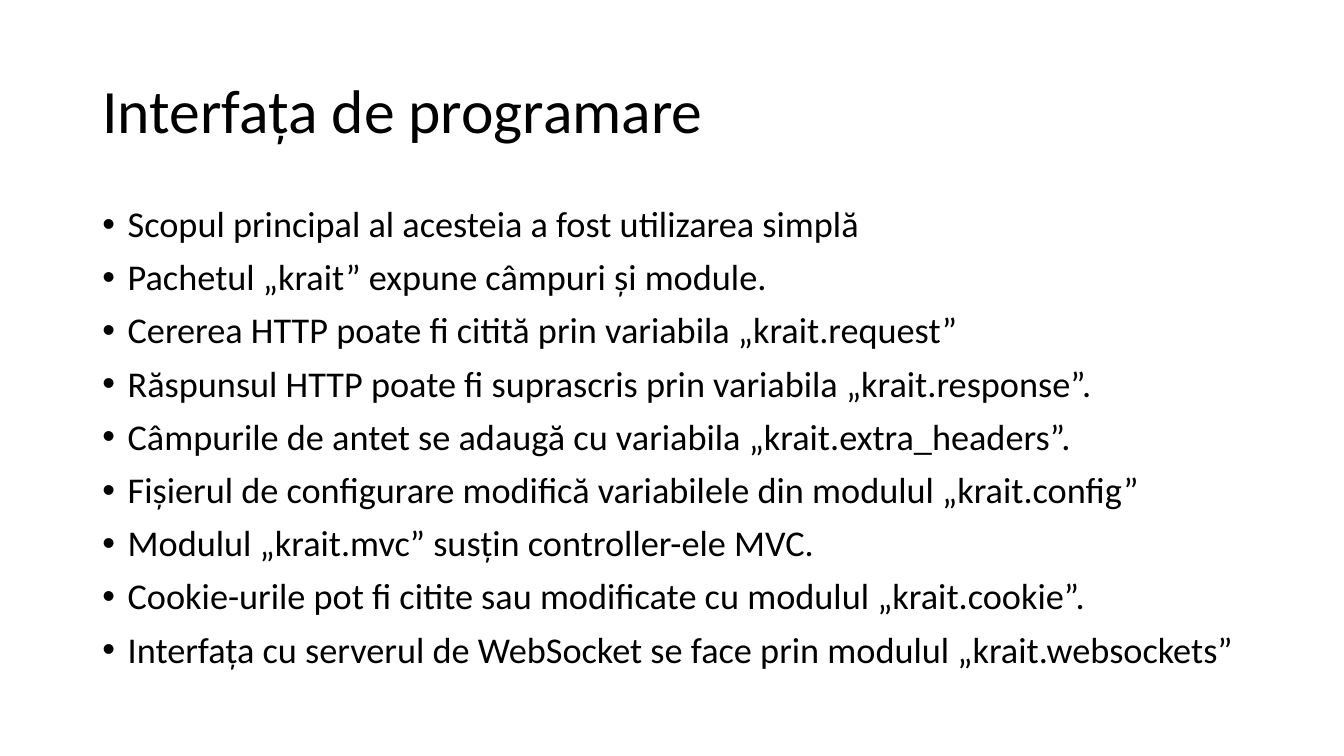
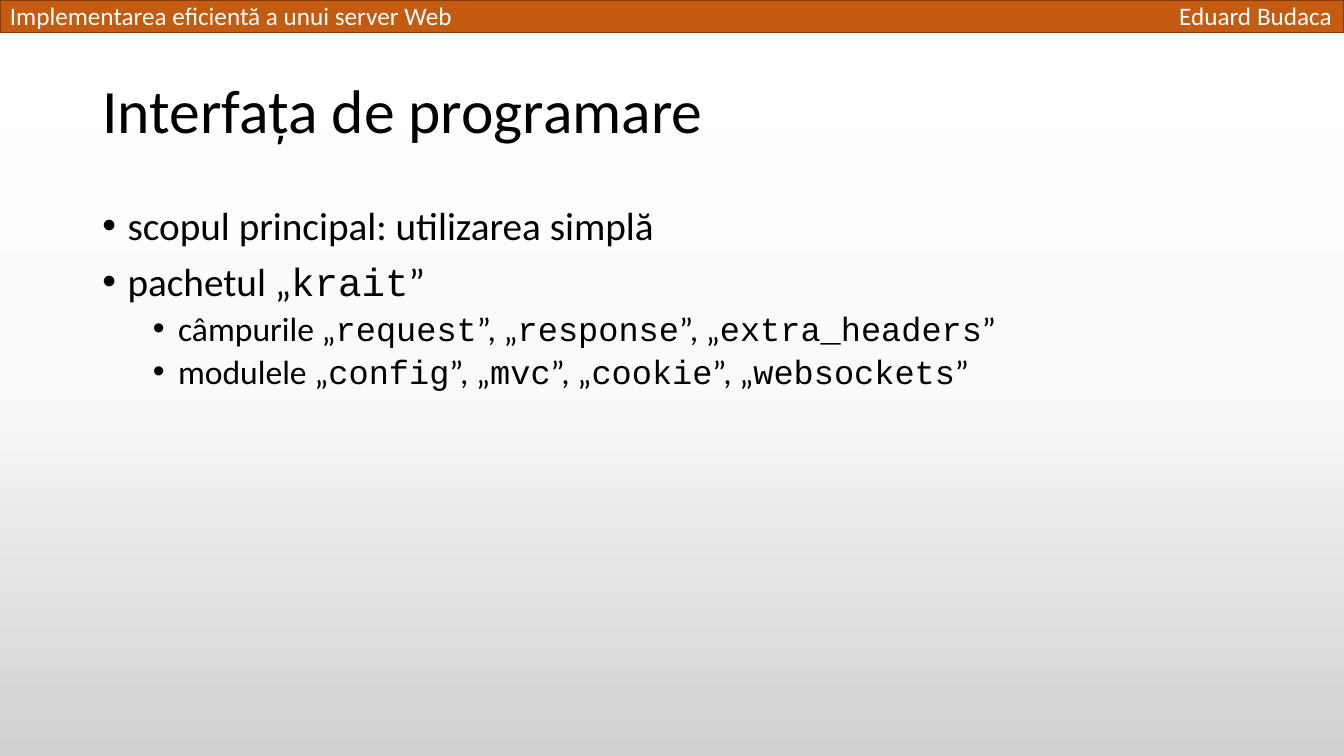
Before and after one commit to TED-996/bachelor-thesis-pack, a slide deck: slide 10 of Licenta2018BudacaEduard/Implementarea eficientă a unui server Web.pptx (slide 13 before the commit). Drawn at 1344x756 pixels with LibreOffice and Linux fonts; fonts in the diff are those of the drawing. Boxes give left, top, right and bottom in pixels: in the first picture for what was removed or moved away, otherwise in the second. Text is boxed around its words. In the diff, an @@ line names an element or a change of style, - is before the commit and + after.

Commit message:
Modificat pptx

```diff
--- a/Licenta2018BudacaEduard/Implementarea eficientă a unui server Web.pptx
+++ b/Licenta2018BudacaEduard/Implementarea eficientă a unui server Web.pptx
@@ background #FFFFFF to gradient #FFFFFF to #FBFBFB to #D1D1D1 @@
@@ rectangle added at (0, 0, 1344, 32), fill #C55A11, outline #843C0B 1 pt @@
@@ text added at (10, 7, 451, 29), 18 pt, text #FFFFFF @@
+Implementarea eficientă a unui server Web
@@ text added at (1179, 7, 1332, 25), 18 pt, text #FFFFFF @@
+Eduard Budaca
@@ text at (128, 212, 996, 391): text changed; size 25.9 to 24 pt @@
-• Scopul principal al acesteia a fost utilizarea simplă
-• Pachetul „krait” expune câmpuri și module.
-• Cererea HTTP poate fi citită prin variabila „krait.request”
-• Răspunsul HTTP poate fi suprascris prin variabila „krait.response”.
-• Câmpurile de antet se adaugă cu variabila „krait.extra_headers”.
-• Fișierul de configurare modifică variabilele din modulul „krait.config”
-• Modulul „krait.mvc” susțin controller-ele MVC.
-• Cookie-urile pot fi citite sau modificate cu modulul „krait.cookie”.
-• Interfața cu serverul de WebSocket se face prin modulul „krait.websockets”
+• scopul principal: utilizarea simplă
+• pachetul „krait”
+  • câmpurile „request”, „response”, „extra_headers”
+  • modulele „config”, „mvc”, „cookie”, „websockets”
```
Also in this commit, not shown: 14 other slides changed, 7 slides added, 6 slides removed, 1 other file.
